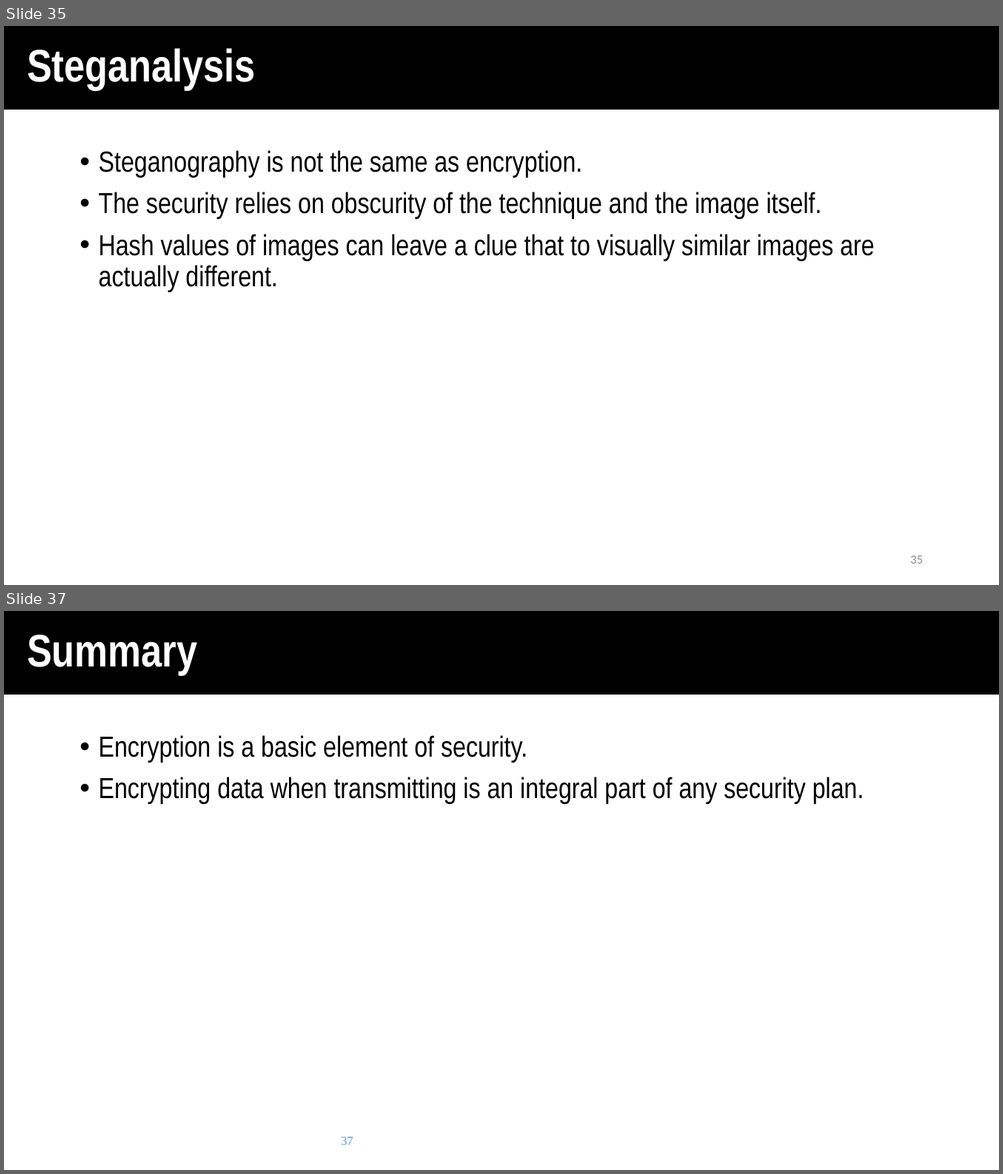
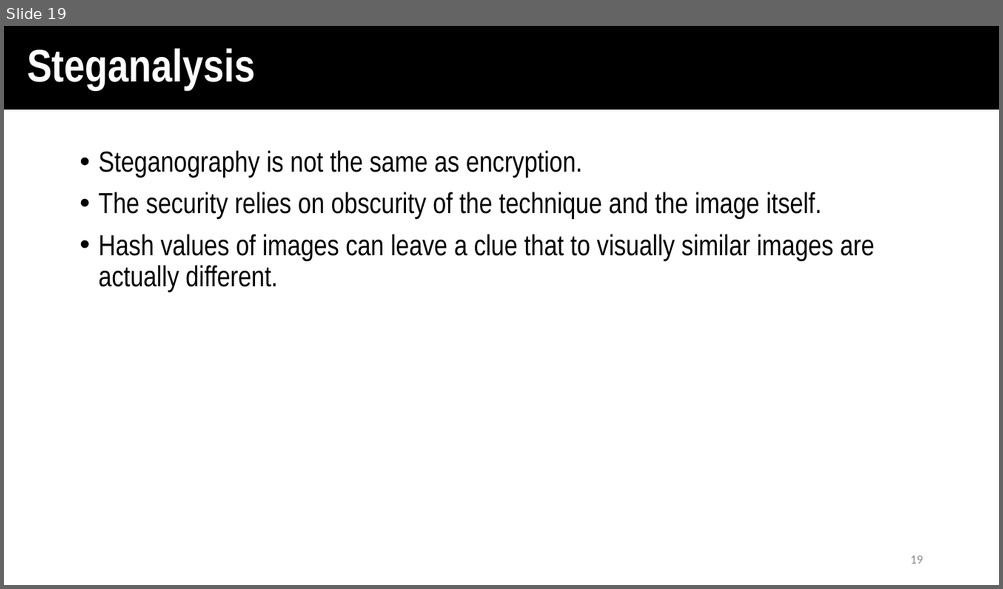
Before and after one commit to UNO-Babb/steg-hunt, a slide deck: Encryption_Steganography_Hashing.pptx. Shown one above the other, each under a label of ours: slides 35 and 37 before the commit, slide 19 after it; the slides between them are not shown. The pictures are 1003x1174 and 1003x589 pixels, drawn with LibreOffice and Linux fonts; fonts in the diff are those of the drawing; background and template pictures are left out. Boxes give left, top, right and bottom in pixels: in the first picture for what was removed or moved away, otherwise in the second. Text is boxed around its words. In the diff, an @@ line names an element or a change of style, - is before the commit and + after.

```diff
--- a/Encryption_Steganography_Hashing.pptx
+++ b/Encryption_Steganography_Hashing.pptx
@@ slide 37 removed at [4,611,999,1170], background #FFFFFF; not listed: 1 template element that a slide beside it also shows @@
@@ title removed at [27,635,197,675] @@
-Summary
@@ text removed at [99,735,864,804] @@
-• Encryption is a basic element of security.
-• Encrypting data when transmitting is an integral part of any security plan.
@@ page number removed at [341,1137,353,1145] @@
-37
@@ what was slide 35 is now slide 19 @@
@@ page number at [910,556,922,564]: text changed @@
-35
+19
```
Also in this commit, not shown: 1 slide changed, 18 other slides removed, 20 other files.
